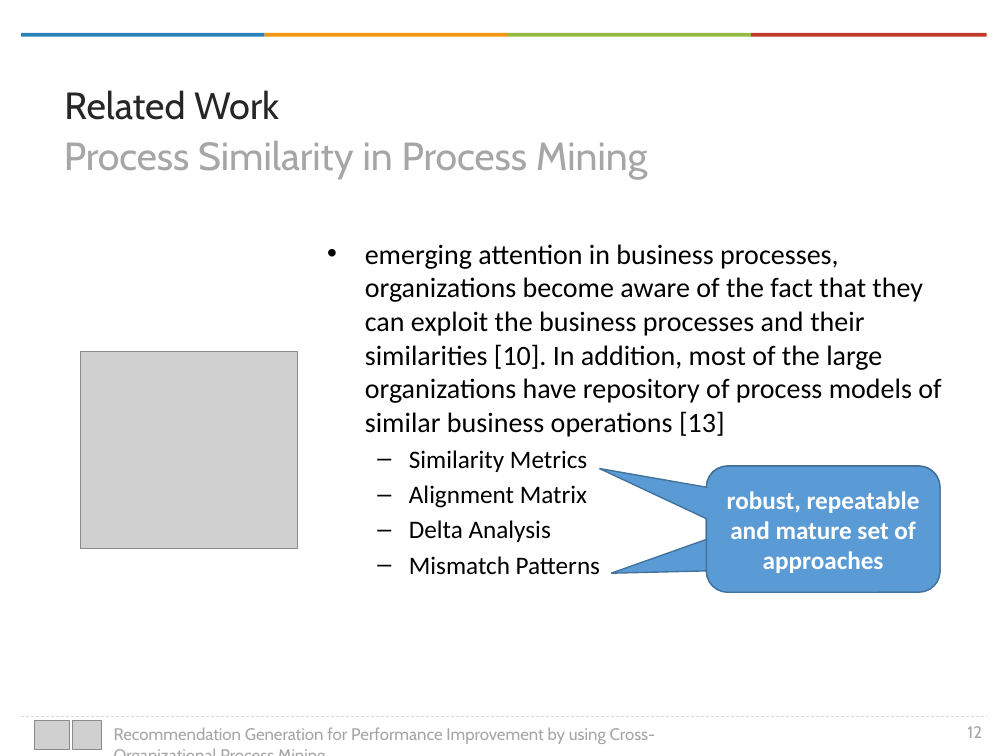
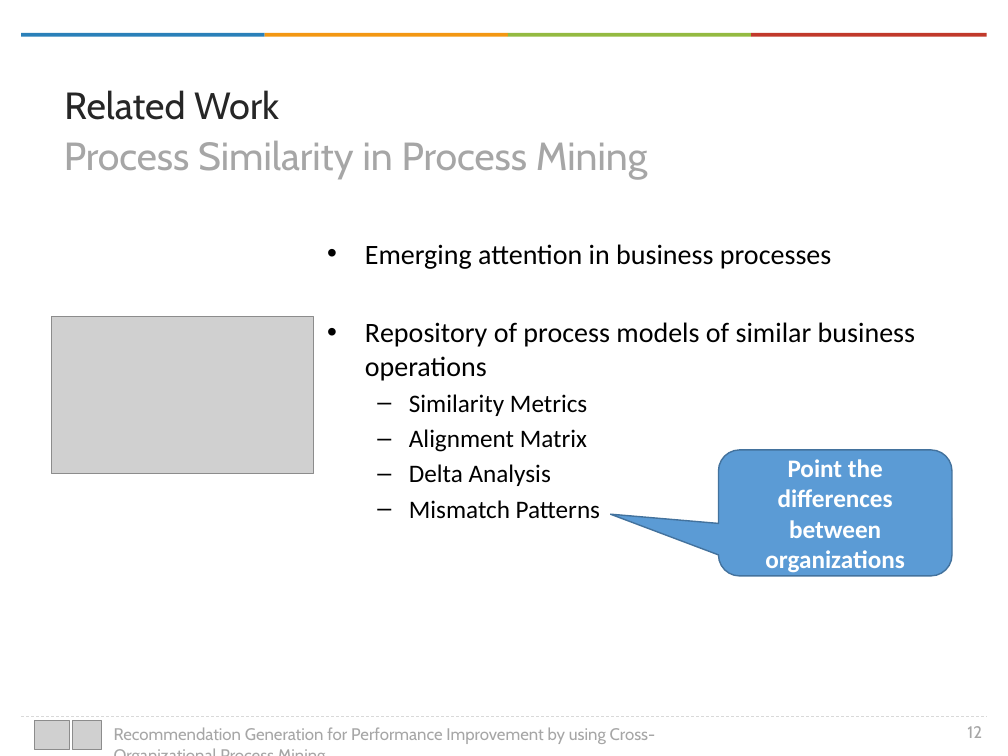
Before and after one commit to onuryilmaz/cross-org-proc-min-thesis, a slide deck: slide 12 of presentation.pptx. Drawn at 1008x756 pixels with LibreOffice and Linux fonts; fonts in the diff are those of the drawing; grey boxes stand for pictures; background and template pictures are left out. Boxes give left, top, right and bottom in pixels: in the first picture for what was removed or moved away, otherwise in the second. Text is boxed around its words. In the diff, an @@ line names an element or a change of style, - is before the commit and + after.

```diff
--- a/presentation.pptx
+++ b/presentation.pptx
@@ text at [365,244,915,381]: text changed @@
-• emerging attention in business processes, organizations become aware of the fact that they can exploit the business processes and their similarities [10]. In addition, most of the large organizations have repository of process models of similar business operations [13]
+• Emerging attention in business processes
+• Repository of process models of similar business operations
@@ picture added at [51,317,313,474] @@
@@ picture removed at [81,352,298,548] @@
@@ rounded speech box removed at [707,466,940,592] @@
-robust, repeatable and mature set of approaches
@@ rounded speech box "Point the differences between organizations": place and size @@
-rounded speech box "Point the differences between organizations" at [707,466,940,592]
+rounded speech box "Point the differences between organizations" at [719,450,953,576]
@@ rounded speech box "Point the differences between organizations" at [719,450,953,576]: proportions changed @@
@@ text in rounded speech box at [765,459,904,572]: text changed @@
-robust, repeatable and mature set of approaches
+Point the differences between organizations
```
Also in this commit, not shown: 17 other slides changed, 15 slides added, 25 other files.
